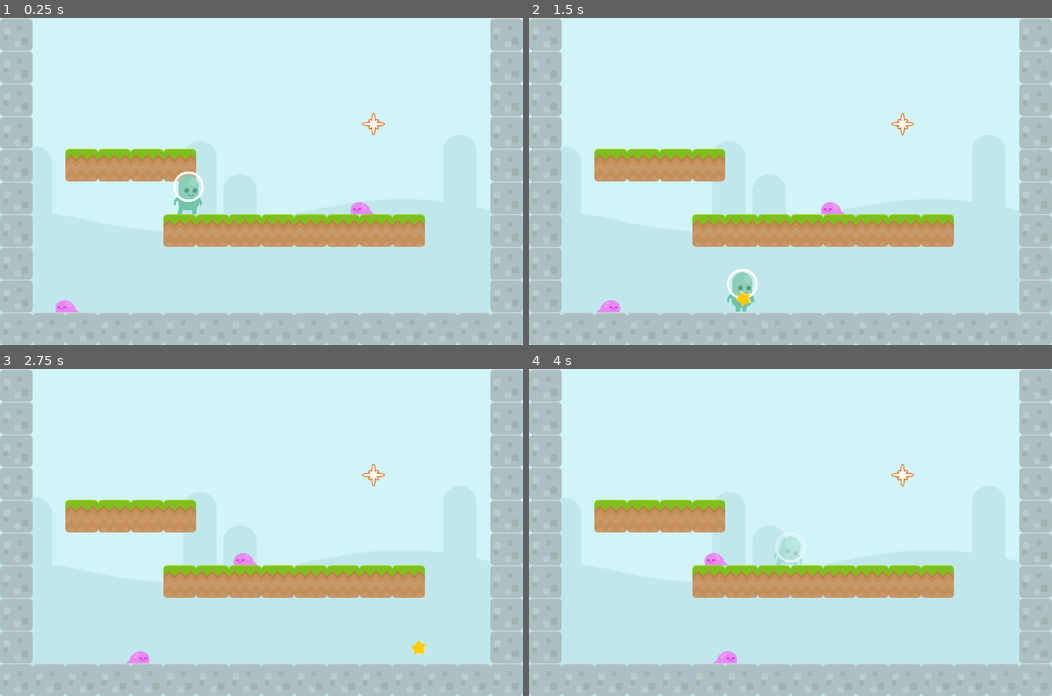
Above: before the commit, frames 1-4 (two rows, left to right).
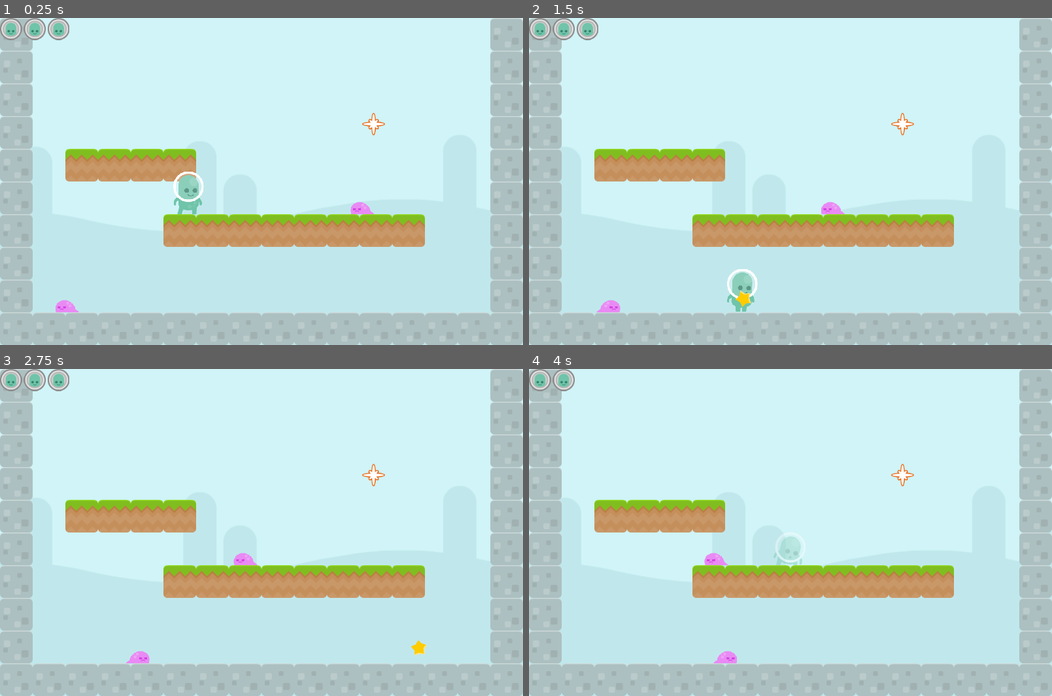
Above: after the commit, the same moments.

Repository: doctor-g/AltNaGaDeMon2021
Game: Godot game, scene res://World/Level.tscn
Two runs of this game, one before a commit and one after it. Both use one fixed random seed, a clock stepped at 60 frames per second and the inputs below.
Inputs:
- Up to frame 1 (0.25 s): no input
- Up to frame 2 (1.5 s): hold S (duck) 0.53-1.28 s; hold D (move_right) from 0.53 s (still down); tap Z (jump) at 0.77 s; tap X (fire) at 1.35 s
- Up to frame 3 (2.75 s): tap Z (jump) at 1.52 s; release D (move_right) at 2.03 s; hold A (move_left) from 2.03 s (still down); hold S (duck) from 2.03 s (still down)
- Up to frame 4 (4 s): release A (move_left) at 2.78 s; release S (duck) at 2.78 s; hold D (move_right) from 2.78 s (still down); tap X (fire) at 2.85 s; tap Z (jump) at 3.02, 3.77 s; hold S (duck) from 3.53 s (still down)

The runs differ from the first frame. In frame 1, 0.6% of the frame differs, in the area x 0-14%, y 0-7%; in frame 2, 0.6%; in frame 3, 0.6%; in frame 4, 0.4%.

Commit message:
Track lives and end when they're gone

Diff:
--- /dev/null
+++ b/project/Autoloads/Globals.gd
@@ -0,0 +1,9 @@
+extends Node
+
+signal lives_changed(new_lives)
+
+var lives := 3 setget _set_lives
+
+func _set_lives(value:int)->void:
+	lives = value
+	emit_signal("lives_changed", lives)
--- /dev/null
+++ b/project/HUD/HUD.gd
@@ -0,0 +1,20 @@
+extends Control
+
+const _LIFE_ICON := preload("res://HUD/hud_p1Alt.png")
+
+onready var _lives_box := $LivesBox
+
+func _ready():
+	for _i in range(0, Globals.lives):
+		var icon := TextureRect.new()
+		icon.texture = _LIFE_ICON
+		_lives_box.add_child(icon)
+
+	# warning-ignore:return_value_discarded
+	Globals.connect("lives_changed", self, "_on_Globals_lives_changed")
+
+
+func _on_Globals_lives_changed(new_lives:int)->void:
+	if new_lives >= 0:
+		var to_remove := _lives_box.get_child(_lives_box.get_child_count()-1)
+		_lives_box.remove_child(to_remove)
--- /dev/null
+++ b/project/HUD/HUD.tscn
@@ -0,0 +1,18 @@
+[gd_scene load_steps=2 format=2]
+
+[ext_resource path="res://HUD/HUD.gd" type="Script" id=2]
+
+[node name="HUD" type="Control"]
+anchor_right = 1.0
+anchor_bottom = 1.0
+script = ExtResource( 2 )
+__meta__ = {
+"_edit_use_anchors_": false
+}
+
+[node name="LivesBox" type="HBoxContainer" parent="."]
+margin_right = 40.0
+margin_bottom = 40.0
+__meta__ = {
+"_edit_use_anchors_": false
+}
--- a/project/World/Level.gd
+++ b/project/World/Level.gd
@@ -1,6 +1,8 @@
 extends Node2D
 
 const _PLAYER := preload("res://Player/Player.tscn")
+
+onready var _game_over_label := $HUD/GameOverLabel
 
 func _ready():
 	_spawn_player(false)
@@ -11,4 +13,12 @@
 	player.position = $P1SpawnPoint.position
 	add_child(player)
 	# warning-ignore:return_value_discarded
-	player.connect("dead", self, "_spawn_player", [true])
+	player.connect("dead", self, "_on_Player_dead")
+
+
+func _on_Player_dead()->void:
+	Globals.lives -= 1
+	if Globals.lives == 0:
+		_game_over_label.visible = true
+	else:
+		_spawn_player(true)
--- a/project/World/Level.tscn
+++ b/project/World/Level.tscn
@@ -6,6 +6,8 @@
 [ext_resource path="res://Enemies/Slime/Slime.tscn" type="PackedScene" id=4]
 [ext_resource path="res://Spawner/Spawner.tscn" type="PackedScene" id=5]
 [ext_resource path="res://World/bg_grasslands.png" type="Texture" id=6]
+[ext_resource path="res://HUD/HUD.tscn" type="PackedScene" id=7]
+[ext_resource path="res://HUD/ConcertOne-Regular.ttf" type="DynamicFontData" id=8]
 
 [sub_resource type="ConvexPolygonShape2D" id=1]
 points = PoolVector2Array( 70, 70, 0, 70, 0, 0, 70, 0 )
@@ -57,6 +59,13 @@
 } ]
 1/z_index = 0
 
+[sub_resource type="DynamicFont" id=4]
+size = 72
+outline_size = 3
+outline_color = Color( 0.0470588, 0.603922, 0.694118, 1 )
+use_filter = true
+font_data = ExtResource( 8 )
+
 [node name="Level" type="Node2D"]
 script = ExtResource( 2 )
 
@@ -82,3 +91,24 @@
 
 [node name="P1SpawnPoint" type="Node2D" parent="."]
 position = Vector2( 404, 415 )
+
+[node name="HUD" parent="." instance=ExtResource( 7 )]
+margin_right = 1120.0
+margin_bottom = 700.0
+
+[node name="GameOverLabel" type="Label" parent="HUD"]
+visible = false
+anchor_left = 0.5
+anchor_top = 0.5
+anchor_right = 0.5
+anchor_bottom = 0.5
+margin_left = -227.0
+margin_top = -52.5
+margin_right = 227.0
+margin_bottom = 52.5
+custom_fonts/font = SubResource( 4 )
+text = "Game Over"
+align = 1
+__meta__ = {
+"_edit_use_anchors_": false
+}
--- a/project/project.godot
+++ b/project/project.godot
@@ -13,6 +13,10 @@
 config/name="AltNaGaDeMon2021"
 run/main_scene="res://World/Level.tscn"
 config/icon="res://icon.png"
+
+[autoload]
+
+Globals="*res://Autoloads/Globals.gd"
 
 [display]
 
Binary file added: project/HUD/ConcertOne-Regular.ttf
Binary file added: project/HUD/hud_p1Alt.png
Not shown, added: project/HUD/hud_p1Alt.png.import
Not shown: 1 places in project/World/Level.tscn that only renumber resources
Not shown, changed: README.md
Not shown, added: docs/fonts/ConcertOne/OFL.txt
